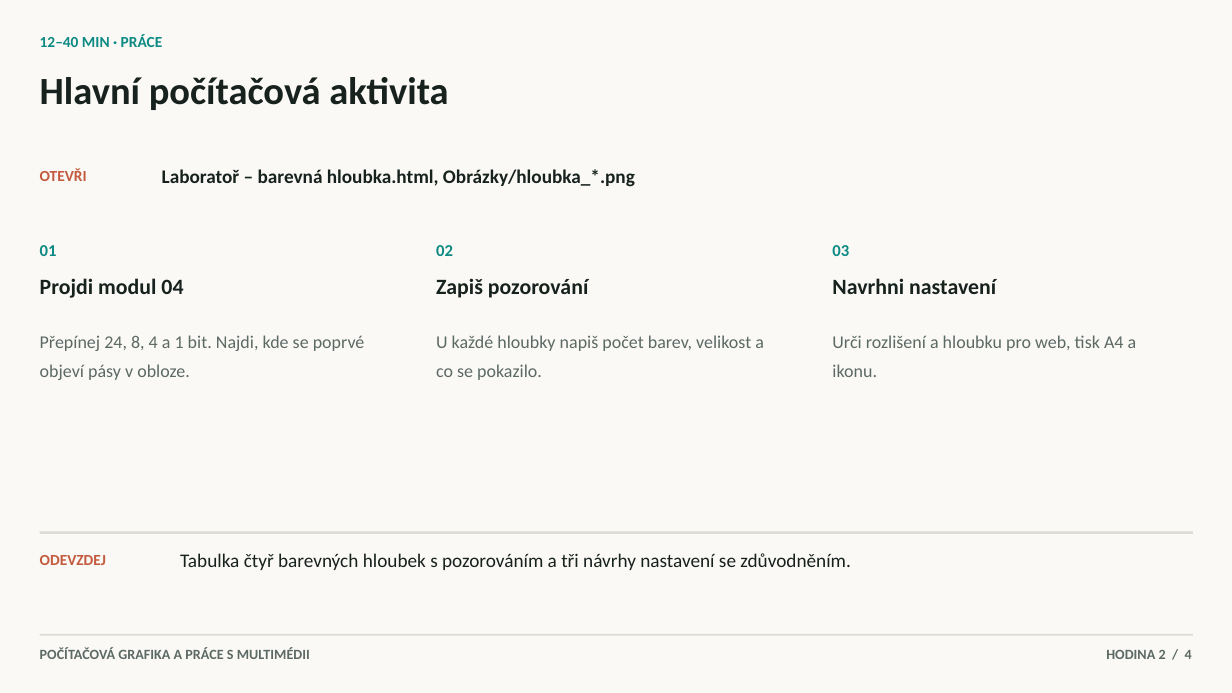
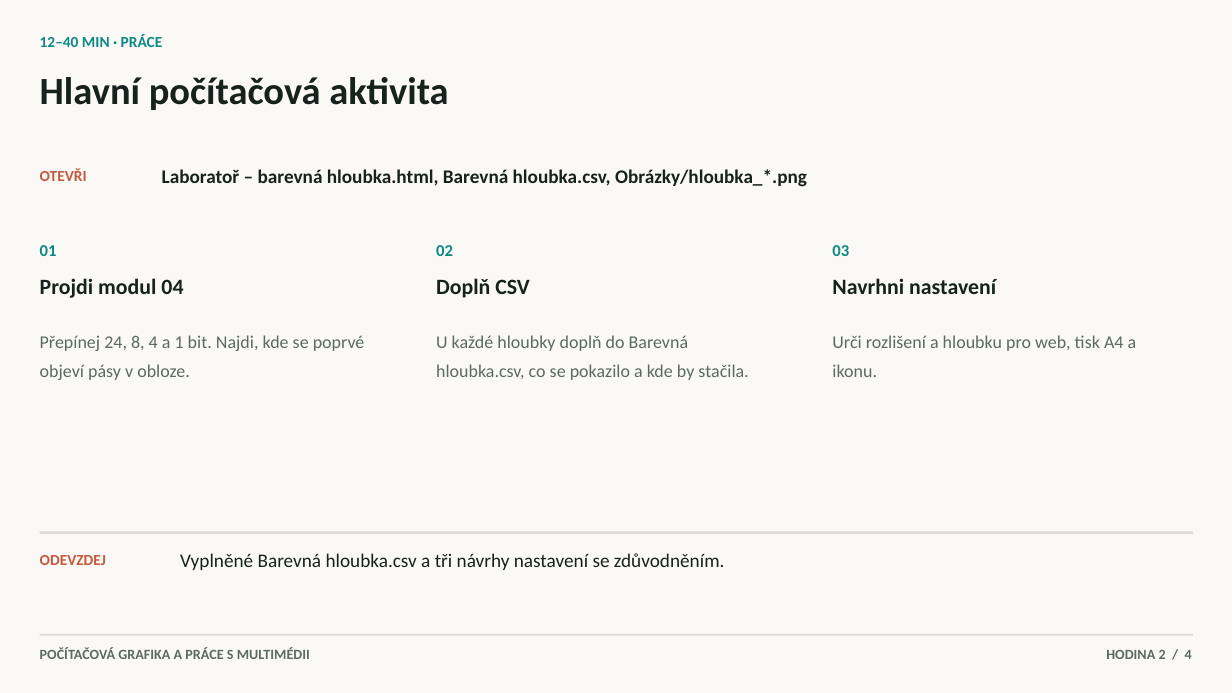
Before and after one commit to hlaska18/karel_hlas-web, a slide deck: slide 4 of public/materialy/1L/6/Prezentace k hodinám/2. Rozlišení, barvy a barevná hloubka.pptx. Drawn at 1232x693 pixels with LibreOffice and Linux fonts; fonts in the diff are those of the drawing. Boxes give left, top, right and bottom in pixels: in the first picture for what was removed or moved away, otherwise in the second. Text is boxed around its words. In the diff, an @@ line names an element or a change of style, - is before the commit and + after.

```diff
--- a/public/materialy/1L/6/Prezentace k hodinám/2. Rozlišení, barvy a barevná hloubka.pptx
+++ b/public/materialy/1L/6/Prezentace k hodinám/2. Rozlišení, barvy a barevná hloubka.pptx
@@ text at (162,169,807,187): text changed @@
-Laboratoř – barevná hloubka.html, Obrázky/hloubka_*.png
+Laboratoř – barevná hloubka.html, Barevná hloubka.csv, Obrázky/hloubka_*.png
@@ text at (436,278,530,298): text changed @@
-Zapiš pozorování
+Doplň CSV
@@ text at (436,335,748,380): text changed @@
-U každé hloubky napiš počet barev, velikost a co se pokazilo.
+U každé hloubky doplň do Barevná hloubka.csv, co se pokazilo a kde by stačila.
@@ text at (180,553,724,570): text changed @@
-Tabulka čtyř barevných hloubek s pozorováním a tři návrhy nastavení se zdůvodněním.
+Vyplněné Barevná hloubka.csv a tři návrhy nastavení se zdůvodněním.
```
Also in this commit, not shown: 4 other files.
